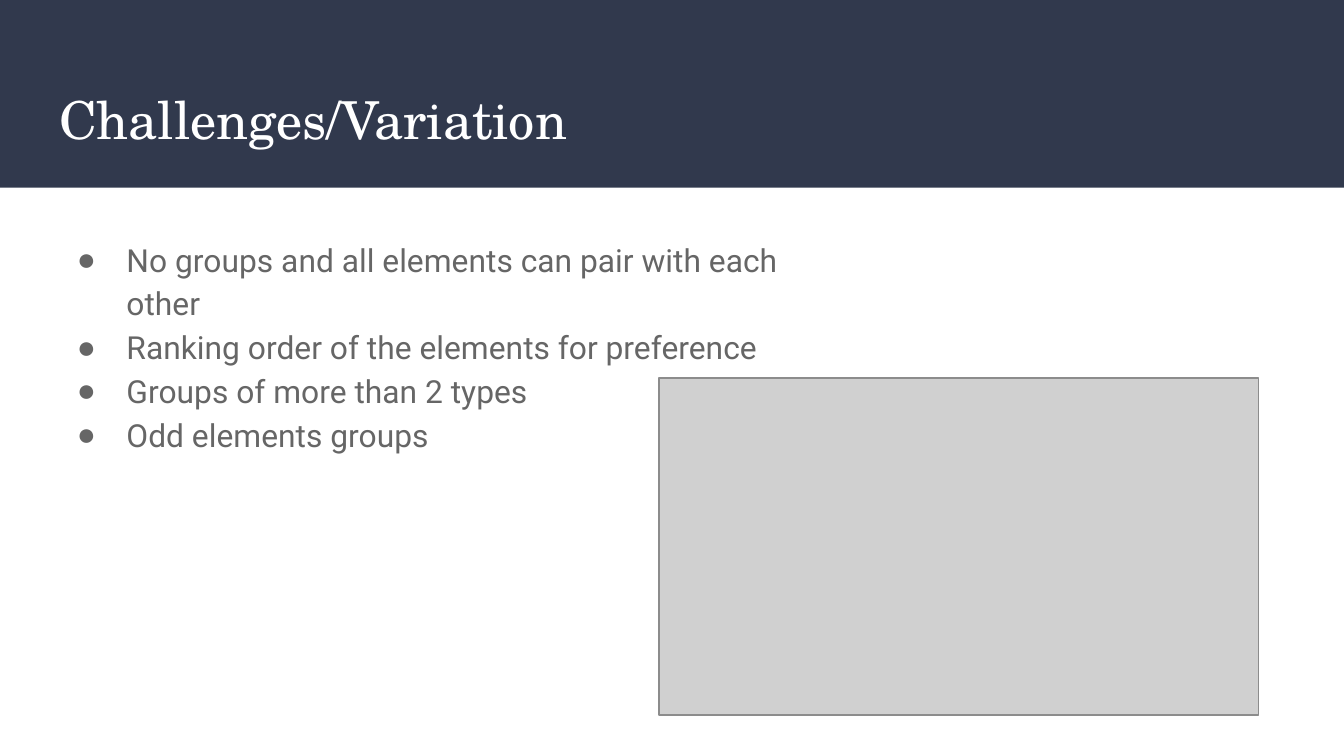
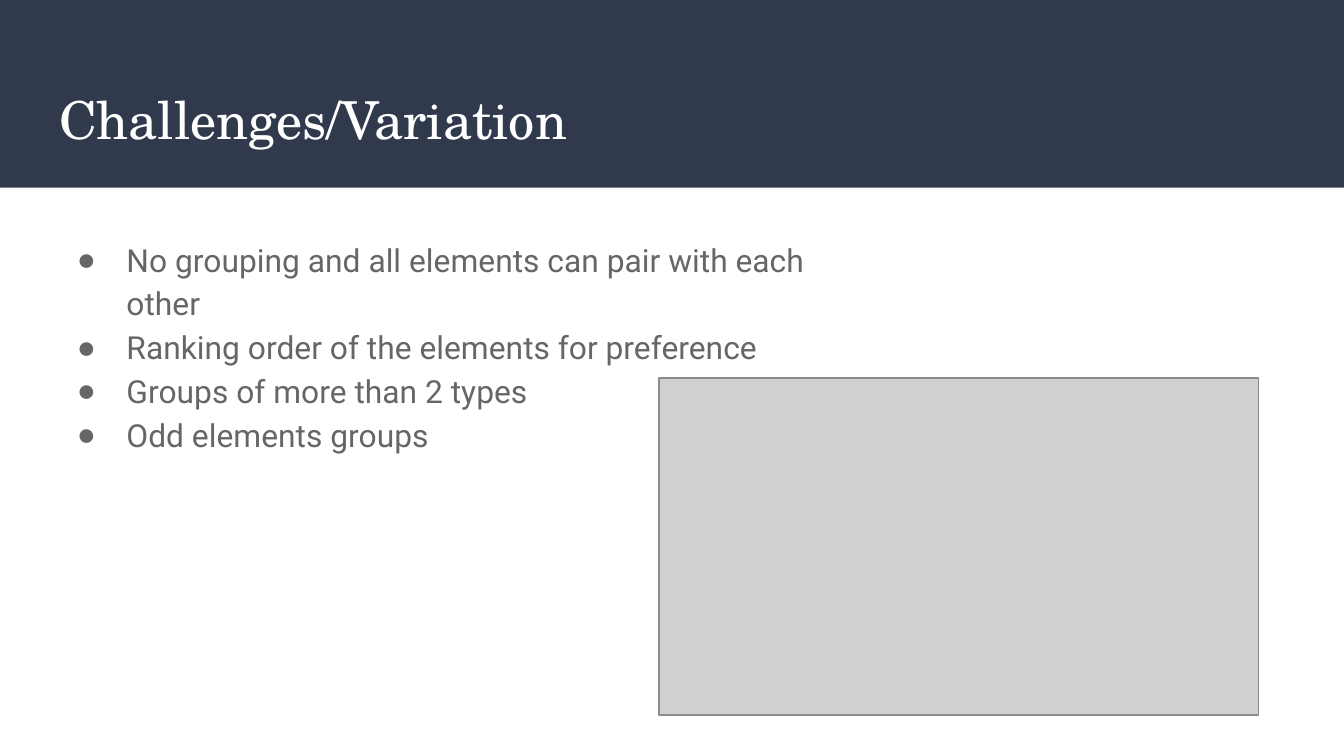
Before and after one commit to hoangphuc05/group_assembler, a slide deck: slide 5 of Group Assemble Algorithm.pptx (slide 4 before the commit). Drawn at 1344x756 pixels with LibreOffice and Linux fonts; fonts in the diff are those of the drawing; grey boxes stand for pictures. Boxes give left, top, right and bottom in pixels: in the first picture for what was removed or moved away, otherwise in the second. Text is boxed around its words. In the diff, an @@ line names an element or a change of style, - is before the commit and + after.

Commit message:
Presentation

```diff
--- a/Group Assemble Algorithm.pptx
+++ b/Group Assemble Algorithm.pptx
@@ text at [126,248,804,316]: text changed @@
-● No groups and all elements can pair with each other
+● No grouping and all elements can pair with each other
```
Also in this commit, not shown: 2 other slides changed, 1 slide added, 2 other files.
